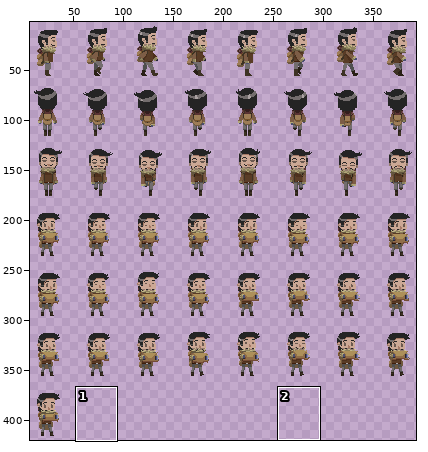
Two states of a sprite sheet, assets/explorer_sprite.png. The first picture is a wide view before the edit; the outline marks the close-up.
Close-up. First the earlier version:
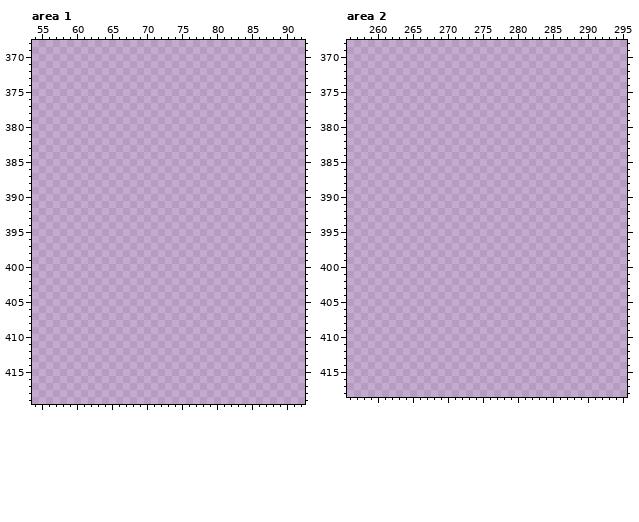
The file is 400x420 pixels. Colours within 5 levels of each other are drawn and written as one. Shown: area 1: x 54..92, y 368..419; area 2: x 256..295, y 368..418. The wide view leaves out empty margins. The commit also changed other parts of the picture, which this record leaves out.
Palette (. is transparent): 
The result:
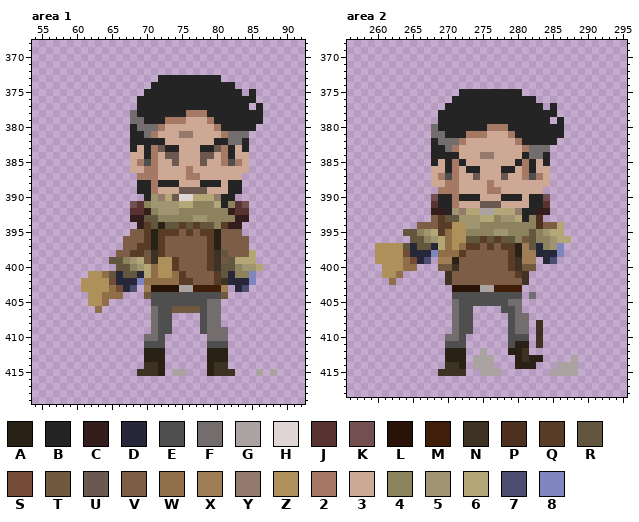
Colours new in this view: A #292016  B #242424  C #331d1d  D #262738  E #4f4f4f  F #736d6d  G #aba2a2  H #e0d5d5  J #593232  K #734f4f  L #291307  M #401e0a  N #3d3224  P #4d301d  Q #593c26  R #63563e  S #734b36  T #70593f  U #6b594f  V #7d5d46  W #906e48  X #9e7d57  Y #947a6d  Z #ad905a  2 #a67965  3 #cca895  4 #8c825d  5 #9f9570  6 #b3a778  7 #4b4e70  8 #8085bf
What changed:
Changed rows in their new state; - is an unchanged pixel.
Area 1:
first column x 61:
373 -----------BBBBBBBBB--------
374 ----------BBBBBBBBBBBB------
375 ---------BBBBBBBBBBBBBB-B---
376 --------BBBBBBBBBBBBBBBBB---
377 --------BBBBBBBBBBBBBBBB-B--
378 -------FBBBBBBB222BBBBBBBB--
379 -------FFBBB2223332BBBBBBB--
380 -------BFFF233333332BBBBB---
381 -------BBF2333YY33332FFF----
382 -------BBBBB3333333BBFFB----
383 -------B3B2UBB333BBU2B3B----
384 -------33B23UU333UU32B33----
385 -------32E233U333U332E23----
386 -------33223333233333333----
387 --------222333322333333-----
388 --------BB2BBB333BBB3BB-----
389 --------BB2333UUUU333BB-----
390 ---------B5Y6UHH666YBB------
391 -------KJ45555664446B4JK----
392 -------JJC45554444444CJJ----
393 -------CCRR44444554444CC----
394 --------CQRARRQRQRR4QCC-----
395 -------VVQAQQQVQVQQAVVV-----
396 ------VVVQAQVVVVVVQAVVVV----
397 ------VVQQAQVVVVVVQAVVVV----
398 -----VVQQTNQVVVVVVQNRVVV6---
399 ----RR456TNZZQVVVVQNTR666---
400 -----RR456WZZQVVVVQNRR4556--
401 -ZZWRDRRD6WZZWQVVVVQRD448---
402 ZZZZSDDD8WWWWWQQVVVQNDDD8---
403 ZZZZWSD7-XLLLLGGMMMMX-D7----
404 -ZZWWW---TEEEEEEEEEET-------
405 -ZZW------EEEEEEEEFF--------
406 --W-------FEETTTTEFF--------
407 ----------FEE----EFF--------
408 ----------FEE----EFF--------
409 ----------FEE----EFFF-------
410 ---------FFE------FFF-------
411 ---------EEE------EEE-------
412 ---------AAA------AAA-------
413 ---------AAA------AAA-------
414 ---------NNA------ANN-------
415 --------NNNA-GG---ANNN---G-G
Area 2:
first column x 260:
375 ------------BBBBBBBBB--------
376 -----------BBBBBBBBBBBB------
377 ----------BBBBBBBBBBBBBB-B---
378 ---------BBBBBBBBBBBBBBBBB---
379 ---------BBBBBBBBBBBBBBBB-B--
380 --------FBBBBBBB222BBBBBBBB--
381 --------FFBBB2223332BBBBBBB--
382 --------BFFF233333332BBBBB---
383 --------BBF23333333332FFF----
384 --------BBBB333YY3333BFFB----
385 --------B3B2B3333333B2B3B----
386 --------33B23BB333BB32B33----
387 --------32E233U333U332E23----
388 --------33223333233333333----
389 ---------222333322333333-----
390 --------KBB2BBB333BBB3BBK----
391 --------JBB2333UUU3333BBJ----
392 --------CCB5Y66GG666YBBCC----
393 --------VQRR555664556B4P-----
394 ------VVVQQZZ5544444444PVV6--
395 ----RR456QWZZ444455444R4566--
396 -----RR456WZZRRQRQRR4TR44566-
397 ZZZZRDRRD6WZWQQVQVQQAXRD458--
398 ZZZZSDDD8WWWQVVVVVVQAXXDDD8--
399 ZZZZWSD7-XXAVVVVVVVQNXX-D7---
400 -ZZZWW---TTNVVVVVVVQNTT------
401 -ZZW------NVVVVVVVVVQN-------
402 --W-------NVVVVVVVVVVN-------
403 -----------LLLLGGMMMM--------
404 -----------EEEEEEEEEE-F------
405 -----------FEEEEEEEFF--------
406 -----------FEE----EEF--------
407 -----------FEE-----EFF-------
408 -----------FEE-----EFF-N-----
409 -----------FEE-----EFF-N-----
410 ----------FFE------EEE-N-----
411 ----------EEE------EAA-N-----
412 ----------AAA--G---AAN-------
413 ----------AAA-GGG---ANAA----G
414 ----------NNA-GGG---AAA---GGG
415 ---------NNNN--GGG-------GGGG
Where, in picture pixels (left, top, right, bottom), the same in both close-ups:
added: (81, 75, 277, 376)
added: (375, 89, 578, 376)
